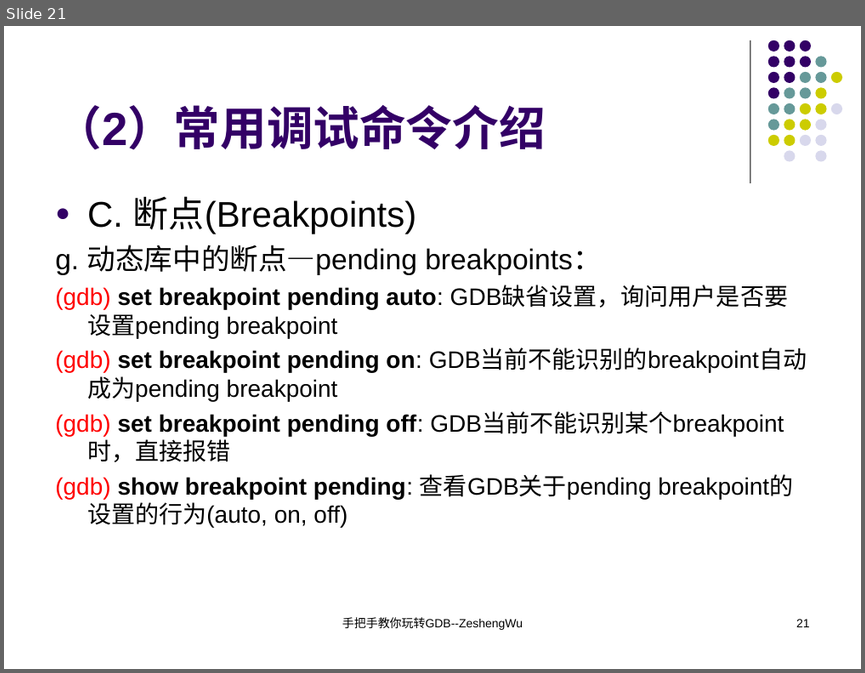
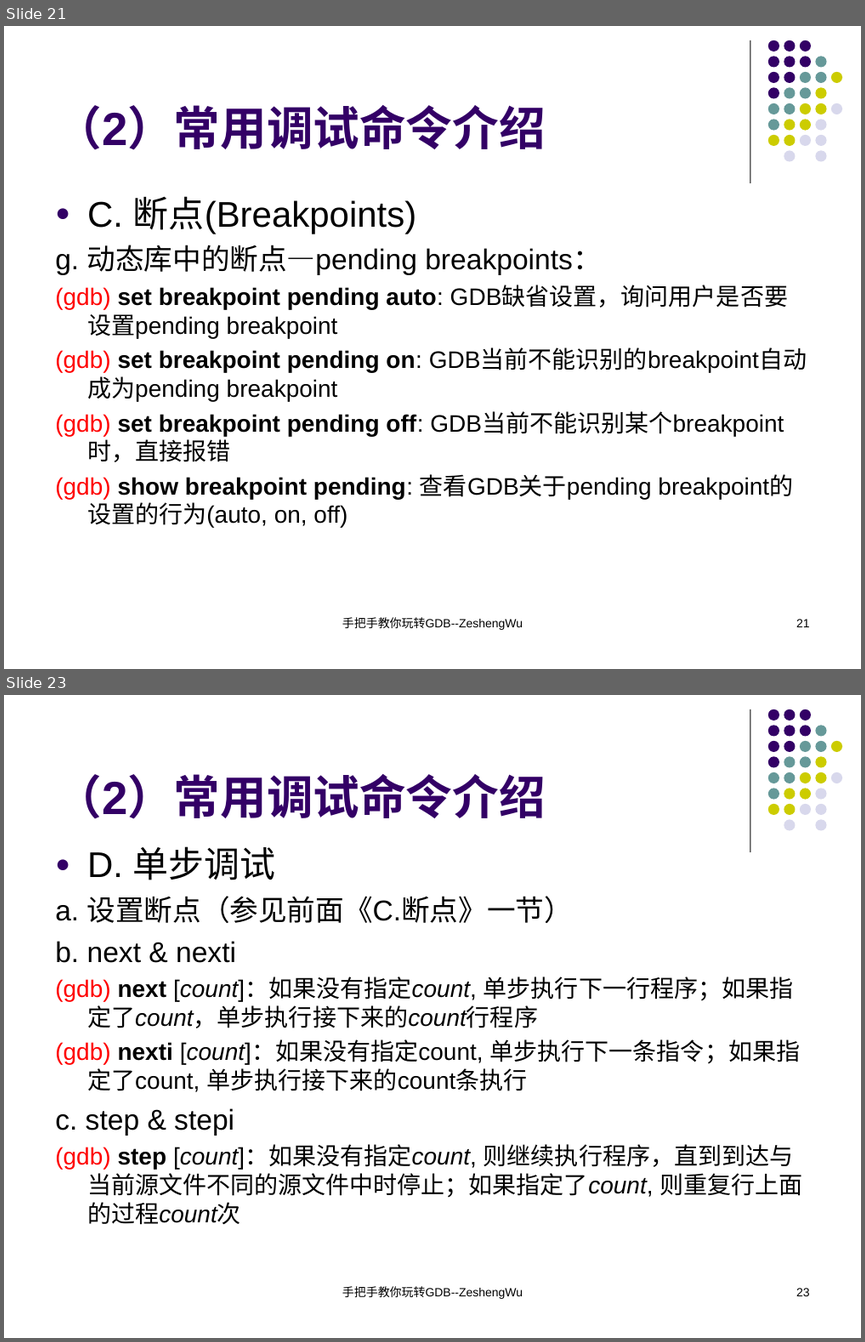
Before and after one commit to KublaikhanGeek/reactor, a slide deck: docs/手把手教你玩转GDB/手把手教你玩转GDB.ppt. Shown one above the other, each under a label of ours: slide 21 before the commit, slides 21 and 23 after it; the slides between them are not shown. The pictures are 865x673 and 865x1342 pixels, drawn with LibreOffice and Linux fonts; fonts in the diff are those of the drawing. Boxes give left, top, right and bottom in pixels: in the first picture for what was removed or moved away, otherwise in the second. Text is boxed around its words. In the diff, an @@ line names an element or a change of style, - is before the commit and + after.

```diff
--- a/docs/手把手教你玩转GDB/手把手教你玩转GDB.ppt
+++ b/docs/手把手教你玩转GDB/手把手教你玩转GDB.ppt
@@ slide 23 added at [4, 695, 861, 1338], background #FFFFFF; not listed: 32 template elements that a slide beside it also shows @@
@@ title added at [55, 774, 545, 819], 39 pt, text #330066, bold @@
+（2）常用调试命令介绍
@@ text added at [55, 846, 802, 1225], 20 pt, text #000000 @@
+● D. 单步调试
+a. 设置断点（参见前面《C.断点》一节）
+b. next & nexti
+(gdb) next [count]：如果没有指定count, 单步执行下一行程序；如果指定了count，单步执行接下来的count行程序
+(gdb) nexti [count]：如果没有指定count, 单步执行下一条指令；如果指定了count, 单步执行接下来的count条执行
+c. step & stepi
+(gdb) step [count]：如果没有指定count, 则继续执行程序，直到到达与当前源文件不同的源文件中时停止；如果指定了count, 则重复行上面的过程count次
@@ text added at [342, 1286, 522, 1299], 10 pt, text #000000 @@
+手把手教你玩转GDB--ZeshengWu
@@ page number added at [796, 1287, 810, 1296], 10 pt, text #000000 @@
+23
```
Also in this commit, not shown: 3 other slides added, 1 other file.
